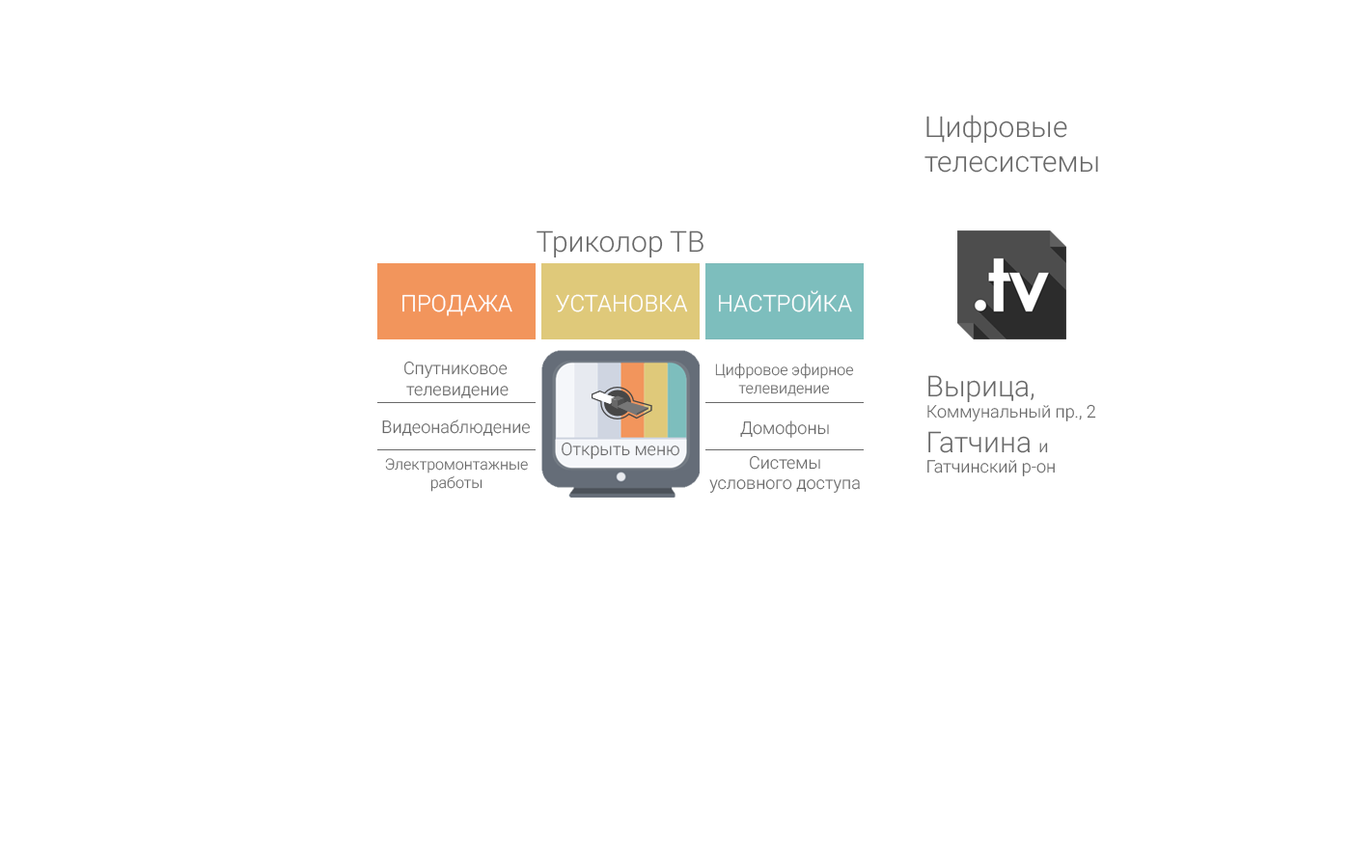
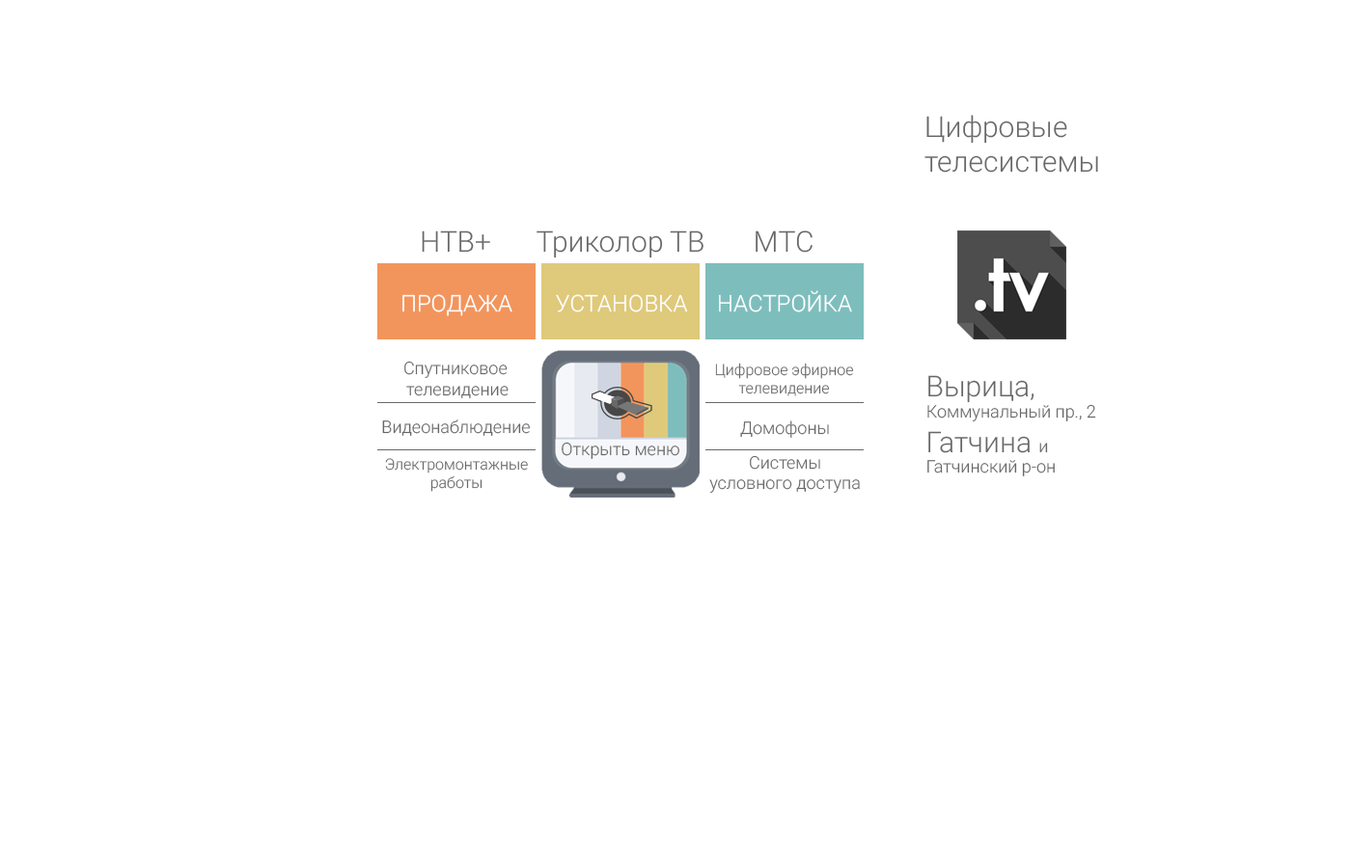
Layered file, before and after one edit (1351px x 864px). Changes by layer:
added layer "МТС" in group "Group 1" over bbox(755, 230, 813, 253)
added layer "НТВ+" in group "Group 1" over bbox(421, 230, 491, 253)
